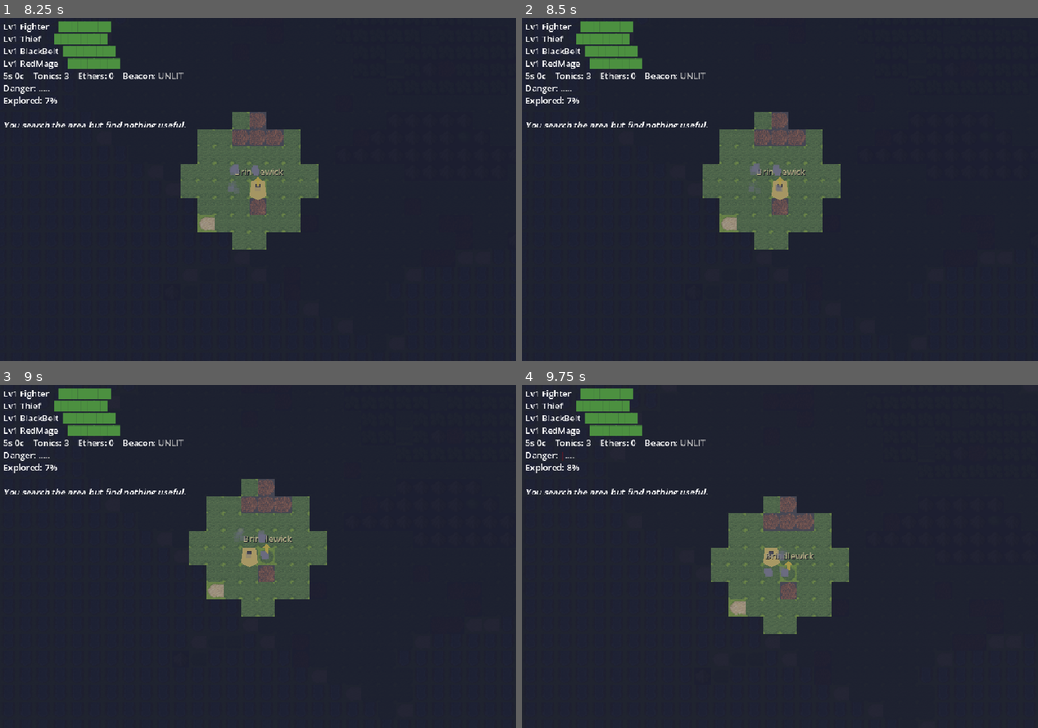
Above: before the commit, frames 1-4 (two rows, left to right).
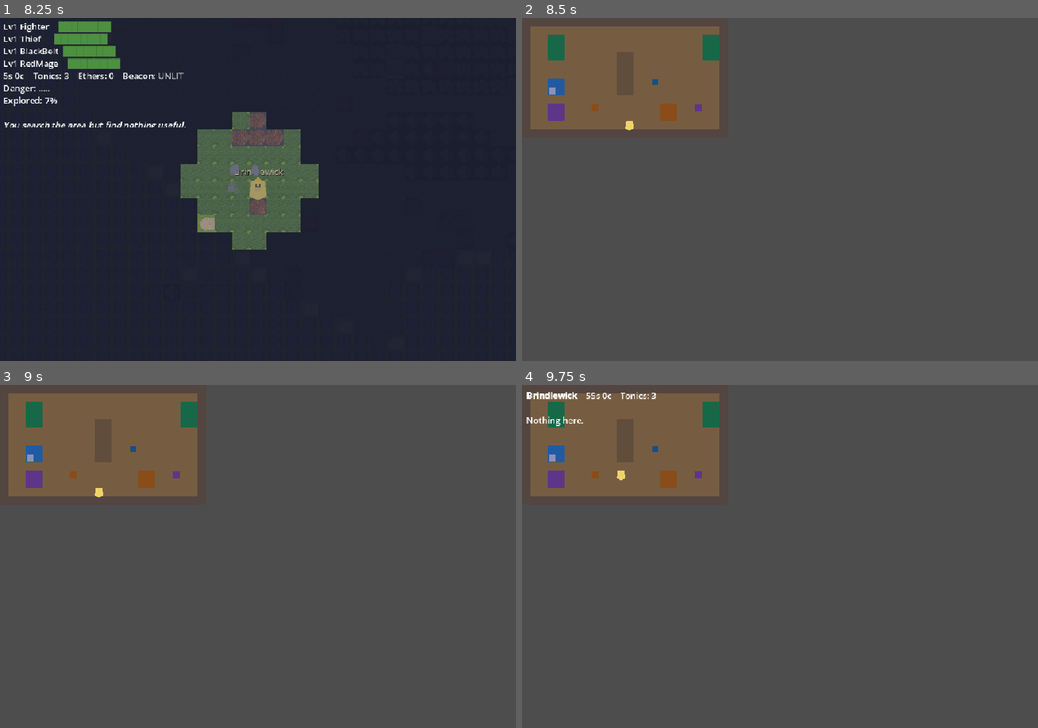
Above: after the commit, the same moments.

Repository: wink-/lanternhouse
Game: Godot game, scene res://scenes/title/title.tscn
The game is run twice, just before and just after one commit, with the same random seed, the same clock (stepped at 60 frames per second) and the same inputs.
Inputs:
- Up to frame 1 (8.25 s): tap Enter at 0.5, 2, 2.1, 3.5 s; hold D (move_right) 0.53-1.28 s; tap E (interact) at 0.6 s; tap Space at 0.77, 1.25, 1.52, 2.75, 3.02, 3.77, 4.25, 4.52, 6.02, 6.77, 7.52 s; hold S (move_down) 1.28-2.03 s; tap 1 at 1.35 s; hold D (move_right) 2.03-2.78 s; hold W (move_up) 2.78-3.53 s; tap 2 at 2.85 s; hold A (move_left) 3.53-5.03 s; tap 3 at 3.6 s; tap Escape at 4.15 s; tap 4 at 4.35 s; hold S (move_down) 5.03-5.78 s; tap 5 at 5.1 s; hold D (move_right) 5.78-6.53 s; tap Tab at 5.85 s; hold W (move_up) 6.53-7.28 s; tap M at 6.6 s; hold D (move_right) 7.28-8.03 s; tap I at 7.35 s; hold S (move_down) from 8.03 s (still down); tap C at 8.1 s
- Up to frame 2 (8.5 s): keep holding S (move_down)
- Up to frame 3 (9 s): release S (move_down) at 8.78 s; hold A (move_left) from 8.78 s (still down); tap J at 8.85 s
- Up to frame 4 (9.75 s): tap Space at 9.02 s; release A (move_left) at 9.53 s; hold W (move_up) from 9.53 s (still down); hold Shift from 9.53 s (still down)

Frame 1 is identical in both runs. In frame 2, 96% of the frame differs, in the area x 0-100%, y 0-100%; in frame 3, 96%; in frame 4, 97%.

Commit message:
Enter Brindlewick when stepped on

Diff:
--- a/scripts/overworld.gd
+++ b/scripts/overworld.gd
@@ -556,6 +556,9 @@
 
 	if tile == "L":
 		_interact_beacon("lighthouse", pos)
+	elif tile == "h":
+		_enter_brindlewick()
+		return
 	# Admin mode and Fog in a Bottle block encounters.
 	if admin_mode or GameData.get_meta("fog_active", false):
 		return
@@ -614,12 +617,7 @@
 	elif tile == "f":
 		_interact_forest_clearing()
 	elif tile == "h":
-		GameData.overworld_position = pos
-		GameData.overworld_facing = facing
-		if GameData.owns_home():
-			SceneTransition.change_scene("res://scenes/home/home.tscn")
-		else:
-			SceneTransition.change_scene("res://scenes/town/town.tscn")
+		_enter_brindlewick()
 	elif FishDB.can_fish(tile):
 		var zone := FishDB.zone_for_tile(tile)
 		if fishing_screen:
@@ -631,6 +629,13 @@
 	else:
 		_update_hud_with_msg("Nothing here.")
 
+func _enter_brindlewick() -> void:
+	GameData.overworld_position = pos
+	GameData.overworld_facing = facing
+	if GameData.owns_home():
+		SceneTransition.change_scene("res://scenes/home/home.tscn")
+	else:
+		SceneTransition.change_scene("res://scenes/town/town.tscn")
 
 func _interact_beacon(beacon_name: String, beacon_pos: Vector2i) -> void:
 	var key := str(beacon_pos)
